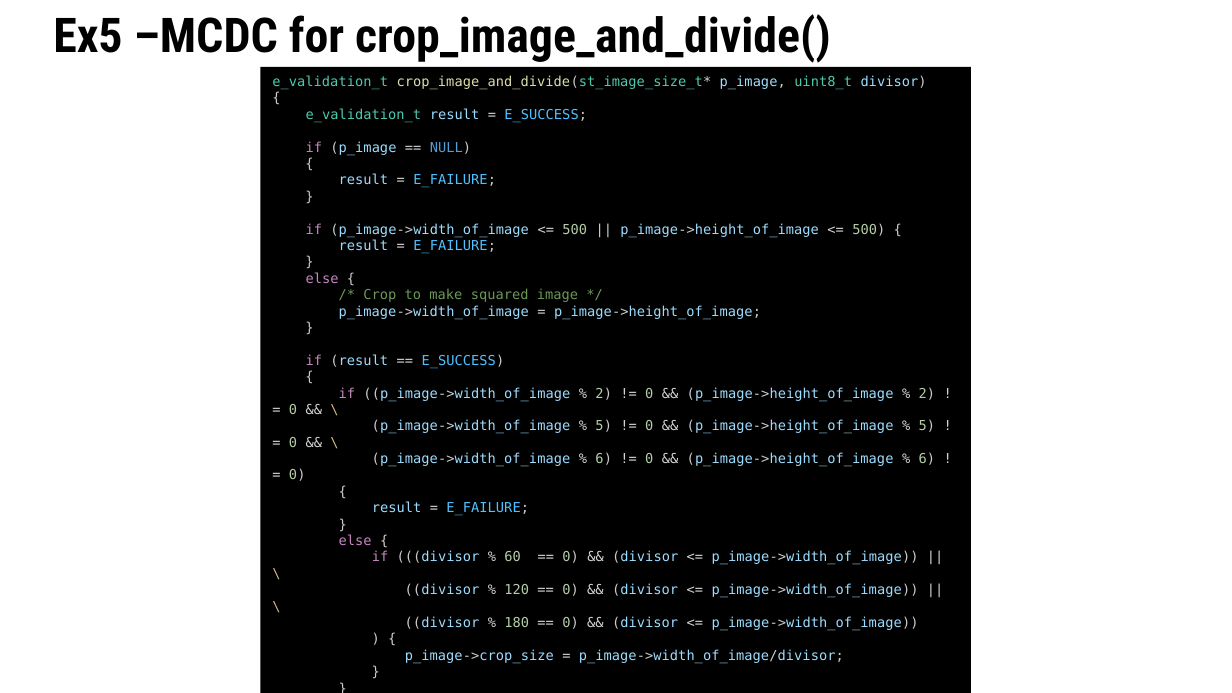
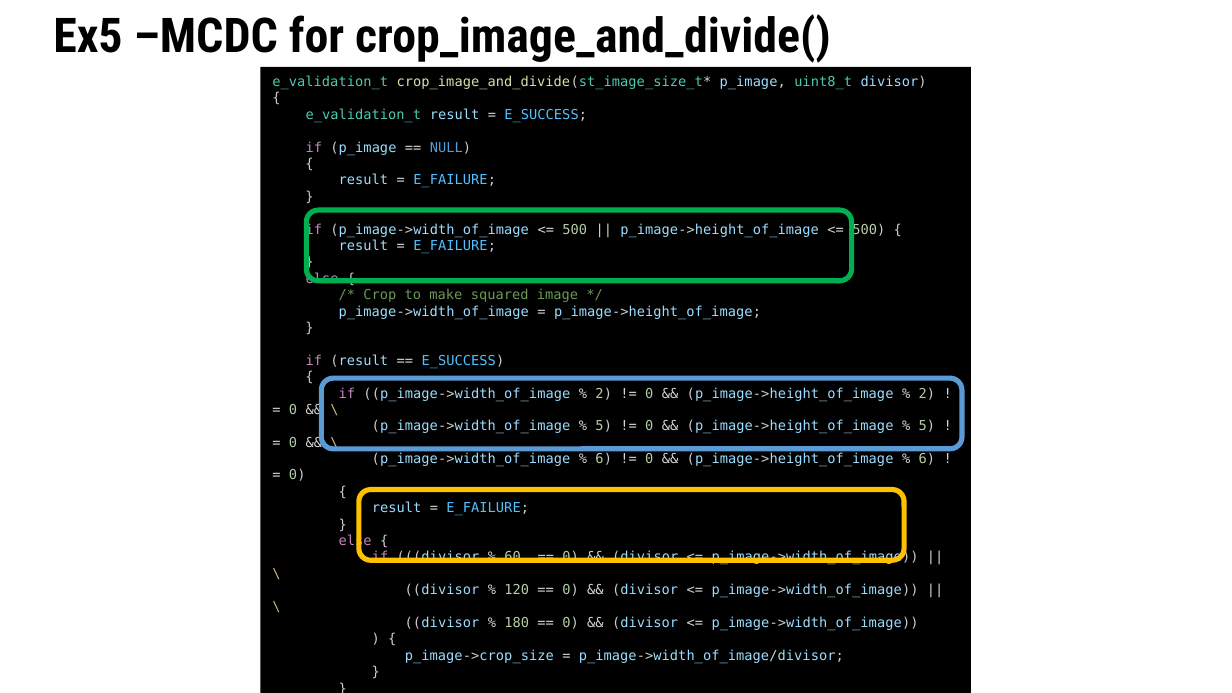
Before and after one commit to TommyandTina/Linux-Lab, a slide deck: slide 50 of APR-2024/0104/Knowledge_UT.pptx (slide 49 before the commit). Drawn at 1232x693 pixels with LibreOffice and Linux fonts; fonts in the diff are those of the drawing. Boxes give left, top, right and bottom in pixels: in the first picture for what was removed or moved away, otherwise in the second. Text is boxed around its words. In the diff, an @@ line names an element or a change of style, - is before the commit and + after.

```diff
--- a/APR-2024/0104/Knowledge_UT.pptx
+++ b/APR-2024/0104/Knowledge_UT.pptx
@@ rounded rectangle added at [307,211,853,281], outline #00B050 3 pt @@
@@ rounded rectangle added at [322,378,962,448], outline #5B9BD5 3 pt @@
@@ rounded rectangle added at [359,489,904,559], outline #FFC000 3 pt @@
```
Also in this commit, not shown: 9 other slides changed, 4 slides added, 1 slide removed, 2 other files.
